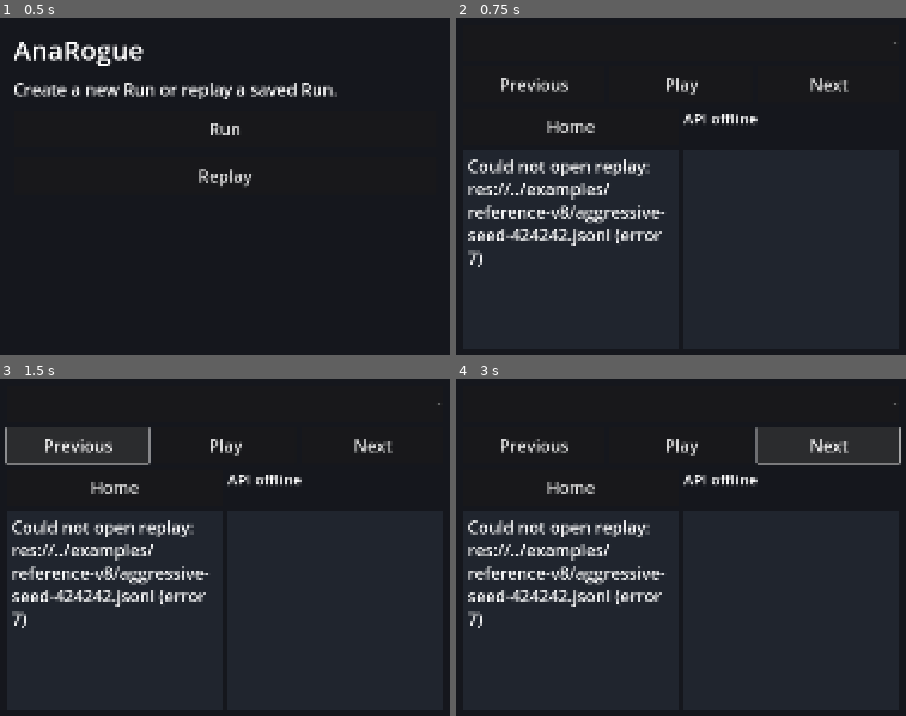
Above: before the commit, frames 1-4 (two rows, left to right).
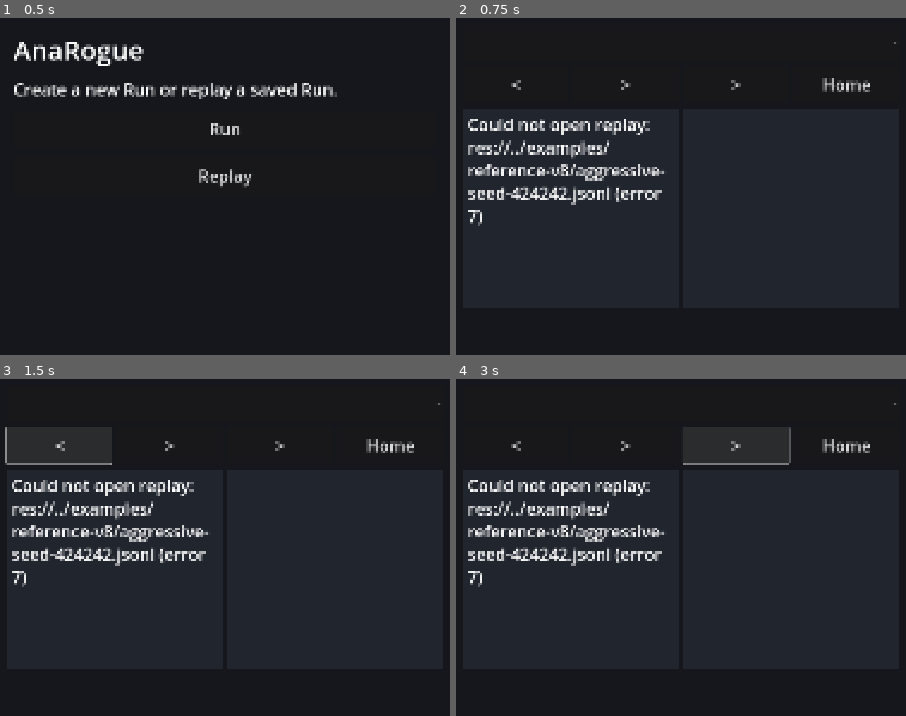
Above: after the commit, the same moments.

Repository: torafugu/anarogue
Game: Godot game, scene res://scenes/home.tscn
Two runs of this game, one before a commit and one after it. Both use one fixed random seed, a clock stepped at 60 frames per second and the inputs below.
Inputs:
- Up to frame 1 (0.5 s): no input
- Up to frame 2 (0.75 s): click "Replay" at 0.5 s
- Up to frame 3 (1.5 s): click "Previous" (after the commit: "<") at 1.25 s
- Up to frame 4 (3 s): click "Play" (after the commit: ">") at 2 s; click "Next" (after the commit: ">") at 2.75 s

Frame 1 is identical in both runs. In frame 2, 7.4% of the frame differs, in the area x 2-92%, y 17-74%; in frame 3, 7.5%; in frame 4, 7.8%, in the area x 2-99%, y 14-74%.

Commit message:
Simplify Replay controls and stabilize the map status badge

Diff:
--- a/game/scripts/replay_viewer.gd
+++ b/game/scripts/replay_viewer.gd
@@ -6,7 +6,7 @@
 const UI_FONT_SIZE := 40
 const CONTROL_HEIGHT := 88.0
 const CONTROL_GAP := 12.0
-const INFO_TOP := 16.0 + (CONTROL_HEIGHT + CONTROL_GAP) * 3
+const INFO_TOP := 16.0 + (CONTROL_HEIGHT + CONTROL_GAP) * 2
 const INFO_HEIGHT := 480.0
 const MAP_TOP := INFO_TOP + INFO_HEIGHT + 16.0
 const AUTO_STEP_SECONDS := 0.28
@@ -39,7 +39,6 @@
 var catalog_runs: Array = []
 var selected_catalog_run := ""
 var pending_catalog_run := ""
-var catalog_status: Label
 var run_selector: OptionButton
 var status_label: RichTextLabel
 var player_label: RichTextLabel
@@ -65,9 +64,7 @@
 	var replay_path := command_line_replay_path()
 	if not replay_path.is_empty():
 		load_replay(replay_path)
-		catalog_status.text = "Local replay"
 	else:
-		catalog_status.text = "Connecting…"
 		var session = get_node_or_null("/root/RunSession")
 		if session != null and not session.replay_run_key.is_empty():
 			pending_catalog_run = session.replay_run_key
@@ -97,18 +94,15 @@
 	run_selector.item_selected.connect(select_run_at)
 	add_child(run_selector)
 
-	catalog_status = Label.new()
-	catalog_status.name = "CatalogStatus"
-	catalog_status.theme = ui_theme
-	catalog_status.add_theme_font_size_override("font_size", 36)
-	catalog_status.autowrap_mode = TextServer.AUTOWRAP_WORD_SMART
-	add_child(catalog_status)
-	var previous_button := make_button("Previous", previous_frame)
+	var previous_button := make_button("<", previous_frame)
 	previous_button.name = "PreviousButton"
-	play_button = make_button("Play", toggle_playing)
+	previous_button.tooltip_text = "Previous frame (Left arrow)"
+	play_button = make_button(">", toggle_playing)
 	play_button.name = "PlayButton"
-	var next_button := make_button("Next", next_frame)
+	play_button.tooltip_text = "Play / Pause (Space)"
+	var next_button := make_button(">", next_frame)
 	next_button.name = "NextButton"
+	next_button.tooltip_text = "Next frame (Right arrow)"
 	var simulator_button := make_button("Home", open_home)
 	simulator_button.name = "SimulatorButton"
 
@@ -129,7 +123,9 @@
 	map_overlay.add_theme_stylebox_override("panel", overlay_style)
 	map_status_label = Label.new()
 	map_status_label.add_theme_font_size_override("font_size", UI_FONT_SIZE)
-	map_status_label.autowrap_mode = TextServer.AUTOWRAP_WORD_SMART
+	map_status_label.autowrap_mode = TextServer.AUTOWRAP_OFF
+	map_status_label.clip_text = true
+	map_status_label.vertical_alignment = VERTICAL_ALIGNMENT_CENTER
 	map_status_label.mouse_filter = Control.MOUSE_FILTER_IGNORE
 	map_overlay.add_child(map_status_label)
 	add_child(map_overlay)
@@ -208,8 +204,12 @@
 	maze_view.size = area.size
 	maze_canvas.queue_redraw()
 	map_overlay.position = area.position + Vector2(8, 8)
-	var badge_width := font.get_string_size(map_status_label.text, HORIZONTAL_ALIGNMENT_LEFT, -1, UI_FONT_SIZE).x + 16
-	map_overlay.size = Vector2(minf(badge_width, area.size.x - 16), 0)
+	# Keep the badge geometry fixed as frame/turn digit counts change.
+	var badge_width := maxf(1, area.size.x - 16)
+	var text_width := font.get_string_size(map_status_label.text, HORIZONTAL_ALIGNMENT_LEFT, -1, UI_FONT_SIZE).x
+	var text_size := mini(UI_FONT_SIZE, maxi(1, int(UI_FONT_SIZE * maxf(1, badge_width - 16) / maxf(1, text_width))))
+	map_status_label.add_theme_font_size_override("font_size", text_size)
+	map_overlay.size = Vector2(badge_width, font.get_height(UI_FONT_SIZE) + 16)
 
 func make_button(text: String, callback: Callable) -> Button:
 	var button := Button.new()
@@ -225,21 +225,12 @@
 	var available_width := width - 32
 	run_selector.position = Vector2(16, 16)
 	run_selector.size = Vector2(available_width, CONTROL_HEIGHT)
-	var button_rows := [
-		["PreviousButton", "PlayButton", "NextButton"],
-		["SimulatorButton"],
-	]
-	for row_index in range(button_rows.size()):
-		var row: Array = button_rows[row_index]
-		var button_width := (available_width - CONTROL_GAP * (row.size() - 1)) / row.size()
-		for column in range(row.size()):
-			var button: Button = get_node(row[column])
-			button.position = Vector2(16 + column * (button_width + CONTROL_GAP), 16 + (row_index + 1) * (CONTROL_HEIGHT + CONTROL_GAP))
-			button.size = Vector2(button_width, CONTROL_HEIGHT)
-	var simulator_button: Button = get_node("SimulatorButton")
-	simulator_button.size.x = (available_width - CONTROL_GAP) * 0.5
-	catalog_status.position = simulator_button.position + Vector2(simulator_button.size.x + CONTROL_GAP, 0)
-	catalog_status.size = simulator_button.size
+	var buttons := ["PreviousButton", "PlayButton", "NextButton", "SimulatorButton"]
+	var button_width := (available_width - CONTROL_GAP * (buttons.size() - 1)) / buttons.size()
+	for column in range(buttons.size()):
+		var button: Button = get_node(buttons[column])
+		button.position = Vector2(16 + column * (button_width + CONTROL_GAP), 16 + CONTROL_HEIGHT + CONTROL_GAP)
+		button.size = Vector2(button_width, CONTROL_HEIGHT)
 	var player_width := (available_width - 16) * 0.5
 	var log_width := available_width - player_width - 16
 	log_panel.position = Vector2(16, INFO_TOP)
@@ -269,8 +260,6 @@
 	return configured if not configured.is_empty() else "http://127.0.0.1:8765"
 
 func update_catalog(runs: Array) -> void:
-	catalog_status.text = "%d Runs · online" % runs.size()
-	catalog_status.tooltip_text = "Automatically refreshed every 3 seconds. " + catalog.api_url
 	if runs.is_empty() and replay.frames.is_empty():
 		status_label.text = "No stored Runs yet. Choose Home → Run to create one."
 	if runs == catalog_runs:
@@ -296,8 +285,7 @@
 func catalog_failed(kind: String, message: String) -> void:
 	if kind == "run":
 		pending_catalog_run = ""
-	catalog_status.text = "API offline" if kind == "catalog" else "Run load failed"
-	catalog_status.tooltip_text = message
+	run_selector.tooltip_text = ("API offline. " if kind == "catalog" else "Run load failed. ") + message
 	if kind == "catalog" and replay.frames.is_empty():
 		load_replay(DEFAULT_REPLAY)
 		run_selector.tooltip_text = "Offline bundled sample. " + message
@@ -316,7 +304,7 @@
 	reset_log_history()
 	frame_index = 0
 	playing = false
-	play_button.text = "Play"
+	play_button.text = ">"
 	update_status()
 	queue_redraw()
 
@@ -335,7 +323,7 @@
 	run_selector.select(replay.run_ids.size() - 1)
 	frame_index = 0
 	playing = false
-	play_button.text = "Play"
+	play_button.text = ">"
 	update_status()
 	queue_redraw()
 
@@ -346,7 +334,7 @@
 	var key := str(run_selector.get_item_metadata(index))
 	if not catalog_runs.is_empty():
 		playing = false
-		play_button.text = "Play"
+		play_button.text = ">"
 		pending_catalog_run = key
 		catalog.load_run(key)
 	elif replay.select_run(key):
@@ -368,7 +356,7 @@
 	arrow_elapsed = 0.0
 	if frame_index == replay.frames.size() - 1:
 		playing = false
-		play_button.text = "Play"
+		play_button.text = ">"
 	update_status()
 	queue_redraw()
 
@@ -379,7 +367,7 @@
 	if frame_index == replay.frames.size() - 1:
 		frame_index = 0
 	playing = not playing
-	play_button.text = "Pause" if playing else "Play"
+	play_button.text = "||" if playing else ">"
 	auto_elapsed = 0.0
 	update_status()
 	queue_redraw()
@@ -458,12 +446,12 @@
 	var equipment: Dictionary = player.get("equipment", {})
 	var weapon = equipment.get("weapon")
 	var armor = equipment.get("armor")
-	player_label.text = "Lv %d · XP %d/%d\nHP %d/%d\nATK %d [%s] · DEF %d (%d+%d)\n%s range %d · Potions %d/3\nW %s\nD %s\nStrategy %s" % [
+	player_label.text = "Lv %d · XP %d/%d\nHP %d/%d\nATK %d [%s] · DEF %d (%d+%d)\n%s range %d · Potions %d/3\nW %s\nD %s" % [
 		player.get("level", 1), player.get("xp", 0), int(player.get("level", 1)) * 8,
 		player.get("hp", 0), player.get("max_hp", 0), player.get("attack", 0), raw_attack_text,
 		player.get("defense", 0), player.get("base_defense", 0), player.get("defense_bonus", 0),
 		player.get("weapon_kind", "melee"), player.get("attack_range", 1), int(player.get("inventory", {}).get("health_potion", 0)),
-		weapon["id"] if weapon != null else "none", armor["id"] if armor != null else "none", frame["strategy_id"]
+		weapon["id"] if weapon != null else "none", armor["id"] if armor != null else "none"
 	]
 	update_log_history()
 
--- a/game/tests/replay_popup_test.gd
+++ b/game/tests/replay_popup_test.gd
@@ -101,12 +101,11 @@
 		var viewer := TestViewer.new()
 		viewport.add_child(viewer)
 		viewer.load_replay("res://../examples/reference-v8/aggressive-seed-424242.jsonl")
-		viewer.catalog_status.text = "501 Runs · online"
 		await process_frame
 		await process_frame
 		var bounds := Rect2(Vector2.ZERO, Vector2(dimensions))
 		var controls: Array[Control] = [
-			viewer.run_selector, viewer.catalog_status,
+			viewer.run_selector,
 			viewer.get_node("PreviousButton"), viewer.play_button, viewer.get_node("NextButton"),
 			viewer.get_node("SimulatorButton"),
 			viewer.log_panel, viewer.player_panel, viewer.maze_view,
@@ -115,9 +114,25 @@
 			check(bounds.encloses(controls[i].get_rect()), "control stays within viewport %s" % dimensions)
 			for j in range(i + 1, controls.size()):
 				check(not controls[i].get_rect().intersects(controls[j].get_rect()), "controls do not overlap at %s" % dimensions)
-		viewer.set_frame(viewer.replay.frames.size() - 1)
-		await process_frame
-		await process_frame
+		check(viewer.get_node_or_null("CatalogStatus") == null, "catalog count is removed")
+		check(not viewer.player_label.text.contains("Strategy"), "player status omits strategy")
+		var button_y: float = viewer.play_button.position.y
+		for name in ["PreviousButton", "NextButton", "SimulatorButton"]:
+			check(is_equal_approx(viewer.get_node(name).position.y, button_y), "all playback buttons share one row")
+		check(viewer.get_node("PreviousButton").text == "<" and viewer.get_node("NextButton").text == ">", "step controls use symbols")
+		check(viewer.play_button.text == ">", "paused playback shows play symbol")
+		viewer.toggle_playing()
+		check(viewer.play_button.text == "||", "playing shows pause symbol")
+		viewer.toggle_playing()
+		var badge_size := viewer.map_overlay.size
+		# Include digit-count boundaries and the terminal frame after container layout settles.
+		for index in [8, 9, 98, 99, viewer.replay.frames.size() - 1]:
+			viewer.set_frame(index)
+			await process_frame
+			await process_frame
+			check(viewer.map_overlay.size.is_equal_approx(badge_size), "badge size stays fixed at frame %d / %s" % [index, dimensions])
+			check(viewer.map_status_label.get_line_count() == 1, "badge remains a single line")
+		check(viewer.play_button.text == ">", "terminal frame restores play symbol")
 		check(viewer.map_rect().encloses(viewer.result_popup.get_rect()), "result popup fits maze at %s" % dimensions)
 		check(viewer.map_rect().encloses(viewer.map_overlay.get_rect()), "depth/frame/turn badge fits maze at %s" % dimensions)
 		viewport.free()
Not shown, changed: USER_MANUAL.md
